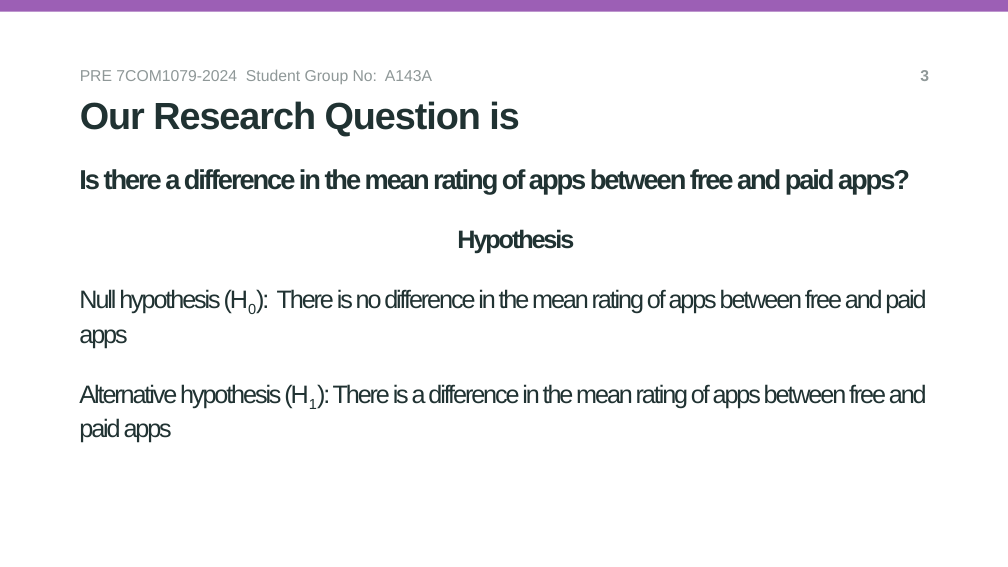
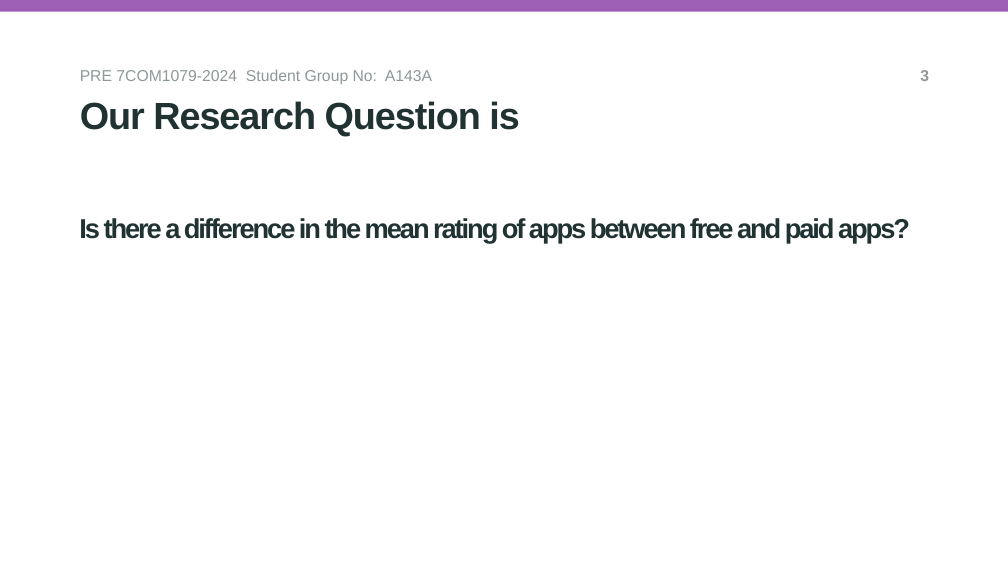
Before and after one commit to noelpaul07/A143A, a slide deck: slide 4 of reseach_question_presentation.pptx. Drawn at 1008x567 pixels with LibreOffice and Linux fonts; fonts in the diff are those of the drawing; background and template pictures are left out. Boxes give left, top, right and bottom in pixels: in the first picture for what was removed or moved away, otherwise in the second. Text is boxed around its words. In the diff, an @@ line names an element or a change of style, - is before the commit and + after.

```diff
--- a/reseach_question_presentation.pptx
+++ b/reseach_question_presentation.pptx
@@ title "Is there a difference in ...": place and size @@
-title "Is there a difference in ..." at [79, 169, 910, 194]
+title "Is there a difference in ..." at [79, 218, 910, 243]
@@ text removed at [79, 229, 927, 443] @@
-Hypothesis
-Null hypothesis (H0): There is no difference in the mean rating of apps between free and paid apps
-Alternative hypothesis (H1): There is a difference in the mean rating of apps between free and paid apps
```
Also in this commit, not shown: 1 other slide changed, 4 slides added.
